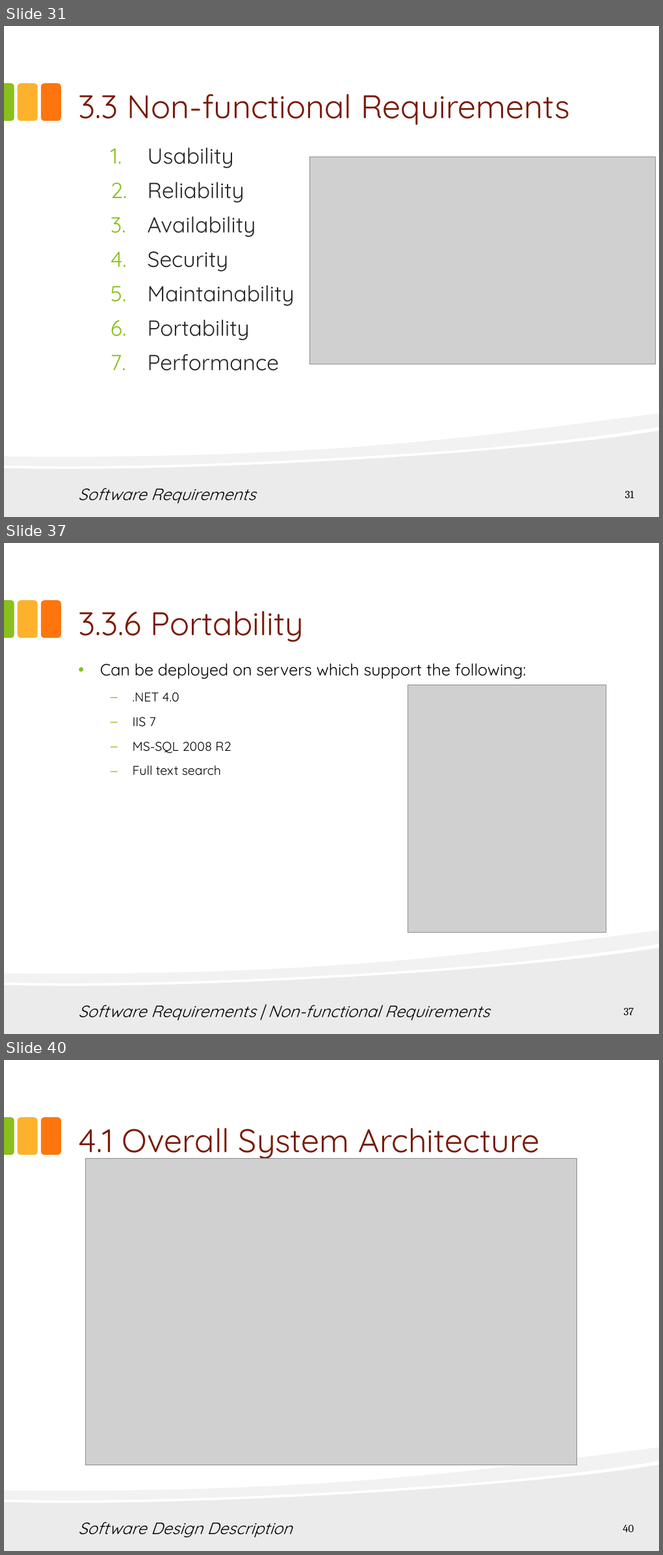
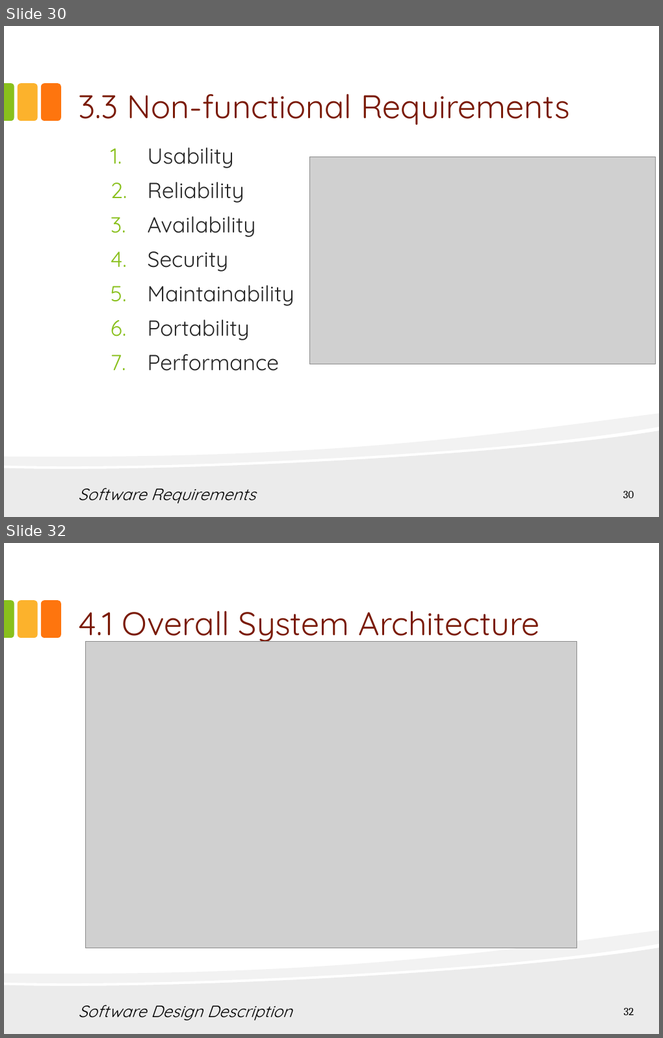
Before and after one commit to hungqcao/Rental-House-Finding, a slide deck: Document/Documentation/Final Document & Report/RHF_Presentation_Final_v1.0.pptx. Shown one above the other, each under a label of ours: slides 31, 37 and 40 before the commit, slides 30 and 32 after it; the slides between them are not shown. The pictures are 663x1555 and 663x1038 pixels, drawn with LibreOffice and Linux fonts; fonts in the diff are those of the drawing; grey boxes stand for pictures. Boxes give left, top, right and bottom in pixels: in the first picture for what was removed or moved away, otherwise in the second. Text is boxed around its words. In the diff, an @@ line names an element or a change of style, - is before the commit and + after.

```diff
--- a/Document/Documentation/Final Document & Report/RHF_Presentation_Final_v1.0.pptx
+++ b/Document/Documentation/Final Document & Report/RHF_Presentation_Final_v1.0.pptx
@@ slide 37 removed at <box>4,543,659,1034</box>, background #FFFFFF; not listed: 5 template elements that a slide beside it also shows @@
@@ title removed at <box>78,611,304,642</box> @@
-3.3.6 Portability
@@ text removed at <box>100,663,526,776</box> @@
-• Can be deployed on servers which support the following:
-  – .NET 4.0
-  – IIS 7
-  – MS-SQL 2008 R2
-  – Full text search
@@ picture removed at <box>408,685,607,933</box> @@
@@ text removed at <box>78,1005,490,1021</box> @@
-Software Requirements | Non-functional Requirements
@@ page number removed at <box>624,1008,634,1016</box> @@
-37
@@ what was slide 31 is now slide 30 @@
@@ page number at <box>623,491,634,499</box>: text changed @@
-31
+30
@@ what was slide 40 is now slide 32 @@
@@ page number at <box>624,1008,634,1016</box>: text changed @@
-40
+32
```
Also in this commit, not shown: 8 slides changed, 1 slide added, 11 other slides removed.
